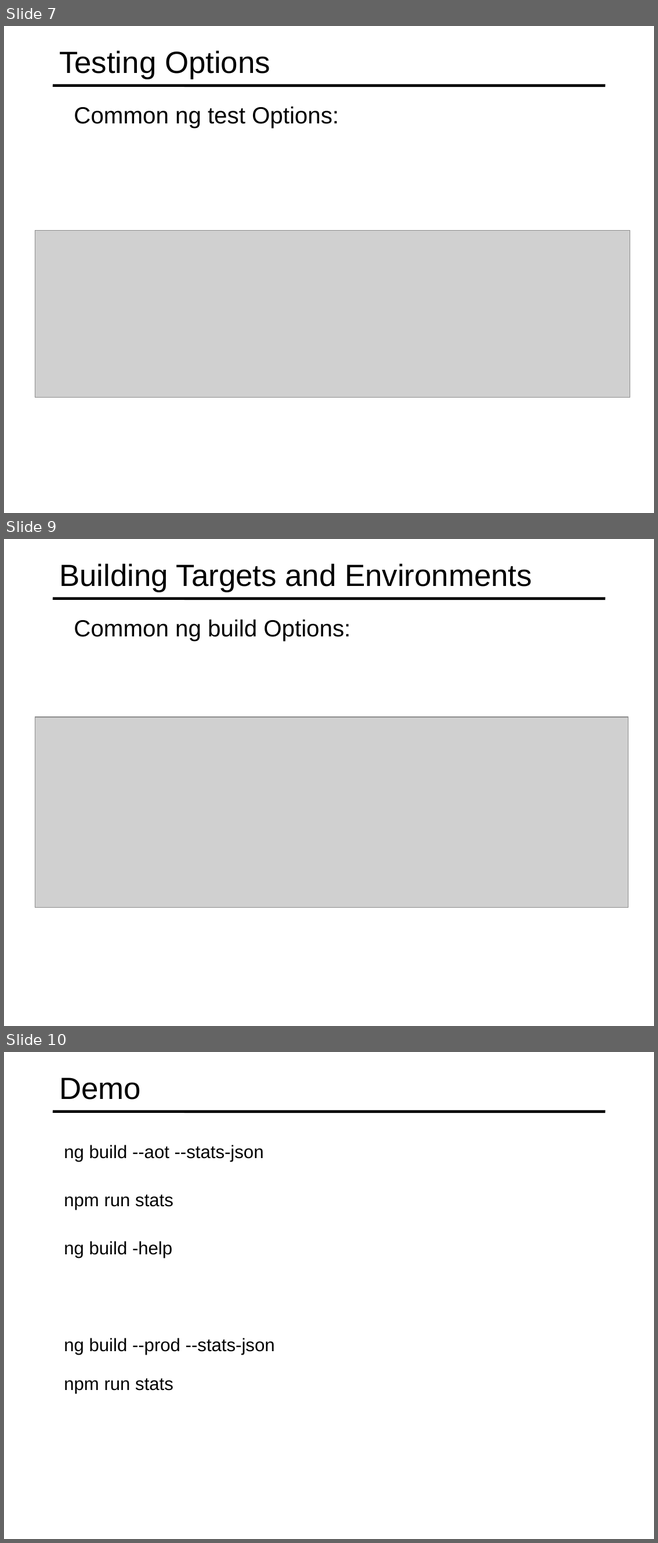
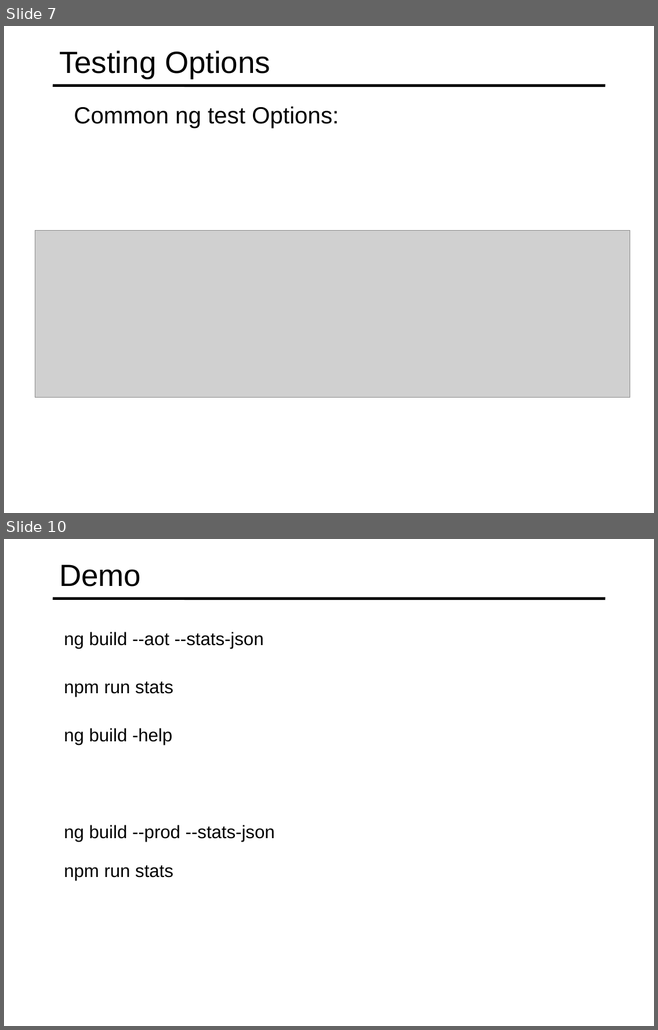
Before and after one commit to specter01wj/Jago_Link_Training, a slide deck: Angular/Angular7/Angular CLI/7.Running Unit and End to End Tests/L7_Running Unit and End to End Tests.ppt. Shown one above the other, each under a label of ours: slides 7, 9 and 10 before the commit, slides 7 and 10 after it; the slides between them are not shown. The pictures are 658x1543 and 658x1030 pixels, drawn with LibreOffice and Linux fonts; fonts in the diff are those of the drawing; grey boxes stand for pictures. Boxes give left, top, right and bottom in pixels: in the first picture for what was removed or moved away, otherwise in the second. Text is boxed around its words. In the diff, an @@ line names an element or a change of style, - is before the commit and + after.

```diff
--- a/Angular/Angular7/Angular CLI/7.Running Unit and End to End Tests/L7_Running Unit and End to End Tests.ppt
+++ b/Angular/Angular7/Angular CLI/7.Running Unit and End to End Tests/L7_Running Unit and End to End Tests.ppt
@@ slide 9 removed at [4,539,654,1026], background #FFFFFF; not listed: 1 template element that a slide beside it also shows @@
@@ title removed at [59,563,532,592] @@
-Building Targets and Environments
@@ text removed at [74,619,350,641] @@
-  Common ng build Options:
@@ picture removed at [35,717,628,907] @@
```
Also in this commit, not shown: 2 slides changed, 4 slides added, 8 other slides removed.
